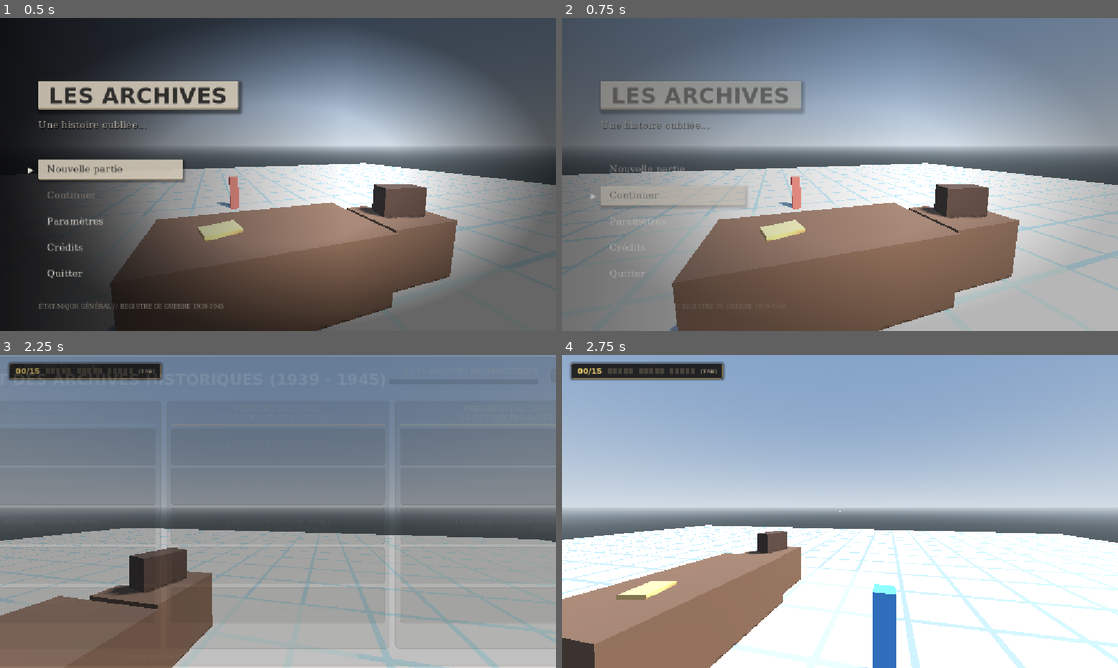
Above: before the commit, frames 1-4 (two rows, left to right).
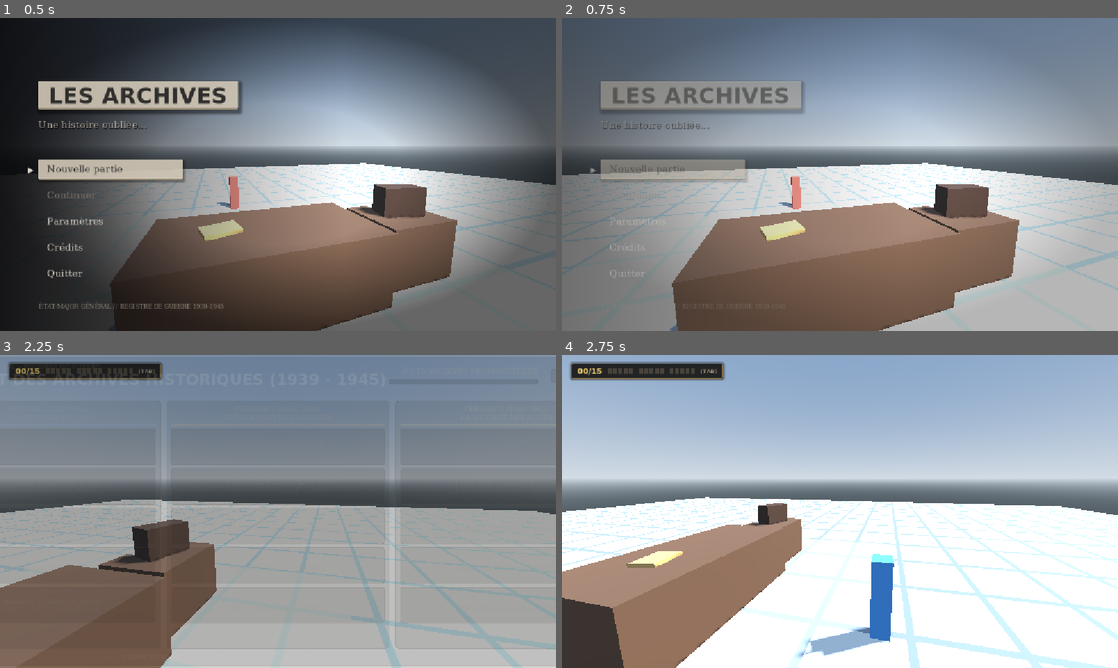
Above: after the commit, the same moments.

Repository: NexorrDev/Godot-WW2
Game: Godot game, scene res://scenes/main_game.tscn
The game is run twice, just before and just after one commit, with the same random seed, the same clock (stepped at 60 frames per second) and the same inputs.
Inputs (mouse positions are in pixels of both pictures, inside the frame that each line leads up to):
- Up to frame 1 (0.5 s): no input
- Up to frame 2 (0.75 s): click "Continuer" (after the commit: "Nouvelle partie") at 0.5 s
- Up to frame 3 (2.25 s): tap Enter at 1.25 s; move the mouse to (305, 511) at 1.27 s; hold W 1.28-2.03 s; tap Tab at 1.35 s; click (305, 511) at 1.42 s; tap Space at 2 s; move the mouse to (166, 527) at 2.02 s; hold S from 2.03 s (still down); tap J at 2.1 s
- Up to frame 4 (2.75 s): keep holding S

Frame 1 is identical in both runs. In frame 2, 2.0% of the frame differs, in the area x 5-34%, y 45-61%; in frame 3, 26%; in frame 4, 35%, in the area x 0-100%, y 32-100%.

Commit message:
Sauvegarde automatique et bouton Continuer fonctionnel
- GameManager : sauvegarde JSON (user://savegame.json) à chaque archive découverte,
  chargement validé (IDs inconnus ignorés), delete_save(), signal game_loaded
- Menu principal : "Continuer 04/15" actif seulement avec une sauvegarde, grisé sinon ;
  "Nouvelle partie" remplace l'ancienne sauvegarde
- Chargement silencieux : pas de bannières, période et objets remis à jour
- Pause > Menu principal : la progression est conservée

Co-Authored-By: Claude Sonnet 5.5 <noreply@anthropic.com>
Claude-Session: https://claude.ai/code/session_019jx8jc2EtZW8BPq9GZRgmx

Diff:
--- a/ww-2-archives-game/scripts/game_manager.gd
+++ b/ww-2-archives-game/scripts/game_manager.gd
@@ -7,11 +7,18 @@
 signal period_changed(new_period: int)
 signal all_dates_completed
 
+## Émis après le chargement d'une sauvegarde (le HUD et les objets se remettent à jour)
+signal game_loaded
+
 const DATES_PER_PERIOD: int = 5
 const TOTAL_DATES: int = 15
+const SAVE_PATH: String = "user://savegame.json"
+const SAVE_VERSION: int = 1
 
 var unlocked_dates: Array[String] = []
 var current_period: int = 1
+## Vrai pendant un chargement : le HUD n'affiche alors aucune bannière
+var is_loading: bool = false
 
 func _ready() -> void:
 	print("[GameManager] Démarrage du système d'archives WW2")
@@ -36,6 +43,7 @@
 	date_unlocked.emit(date_id, date_info)
 
 	_check_period_progress()
+	save_game()
 
 	if unlocked_dates.size() >= TOTAL_DATES:
 		all_dates_completed.emit()
@@ -71,7 +79,67 @@
 		print("[GameManager] Changement de période ! Entrée dans la période : ", new_period)
 		period_changed.emit(new_period)
 
+## Remet l'état en mémoire à zéro. Ne touche PAS au fichier de sauvegarde
+## (voir delete_save() pour une vraie nouvelle partie).
 func reset_game() -> void:
 	unlocked_dates.clear()
 	current_period = 1
 	period_changed.emit(1)
+
+# ---------------------------------------------------------------------------
+# Sauvegarde / chargement (user://savegame.json, écrit à chaque date découverte)
+# ---------------------------------------------------------------------------
+
+func save_game() -> void:
+	var file := FileAccess.open(SAVE_PATH, FileAccess.WRITE)
+	if file == null:
+		push_warning("[GameManager] Sauvegarde impossible : %s" % error_string(FileAccess.get_open_error()))
+		return
+	file.store_string(JSON.stringify({
+		"version": SAVE_VERSION,
+		"unlocked_dates": unlocked_dates,
+	}))
+
+## Lit le fichier et renvoie les identifiants valides, ou null si aucune sauvegarde exploitable
+func _read_save() -> Variant:
+	if not FileAccess.file_exists(SAVE_PATH):
+		return null
+	var file := FileAccess.open(SAVE_PATH, FileAccess.READ)
+	if file == null:
+		return null
+	var data = JSON.parse_string(file.get_as_text())
+	if not (data is Dictionary) or not (data.get("unlocked_dates") is Array):
+		return null
+	var ids: Array[String] = []
+	for id in data["unlocked_dates"]:
+		if id is String and HistoricalData.DATES.has(id) and not ids.has(id):
+			ids.append(id)
+	return ids
+
+## Nombre de dates de la sauvegarde (0 si aucune sauvegarde valide)
+func get_saved_count() -> int:
+	var ids = _read_save()
+	return 0 if ids == null else ids.size()
+
+func has_save() -> bool:
+	return get_saved_count() > 0
+
+func load_game() -> bool:
+	var ids = _read_save()
+	if ids == null or ids.is_empty():
+		return false
+	is_loading = true
+	unlocked_dates = ids
+	current_period = 1
+	if get_period_unlocked_count(1) >= DATES_PER_PERIOD:
+		current_period = 2
+		if get_period_unlocked_count(2) >= DATES_PER_PERIOD:
+			current_period = 3
+	period_changed.emit(current_period)
+	game_loaded.emit()
+	is_loading = false
+	return true
+
+func delete_save() -> void:
+	if FileAccess.file_exists(SAVE_PATH):
+		DirAccess.remove_absolute(ProjectSettings.globalize_path(SAVE_PATH))
--- a/ww-2-archives-game/scripts/hud_progression.gd
+++ b/ww-2-archives-game/scripts/hud_progression.gd
@@ -48,6 +48,7 @@
 	# Connexions aux signaux du GameManager
 	GameManager.date_unlocked.connect(_on_date_unlocked)
 	GameManager.period_changed.connect(_on_period_changed)
+	GameManager.game_loaded.connect(_on_game_loaded)
 
 	_update_display(false)
 
@@ -107,8 +108,18 @@
 	var title: String = str(date_info.get("title", "Nouvelle archive")).to_upper()
 	_enqueue_toast("ARCHIVE CLASSÉE  ·  %02d/%d" % [count, TOTAL], "%s — %s" % [date_str, title], UIStyle.period_color(period))
 
+## Après un chargement : les archives déjà classées ne déclenchent plus de bannière
+func _on_game_loaded() -> void:
+	seen_dates.clear()
+	for id in GameManager.unlocked_dates:
+		seen_dates.append(id)
+	toast_queue.clear()
+	_update_display(false)
+
 func _on_period_changed(new_period: int) -> void:
 	_update_display(false)
+	if GameManager.is_loading:
+		return
 	# Le retour à la période 1 (nouvelle partie) n'a pas besoin d'annonce
 	if new_period > 1:
 		_enqueue_toast("NOUVELLE PÉRIODE", PERIOD_NAMES.get(new_period, ""), UIStyle.period_color(new_period))
--- a/ww-2-archives-game/scripts/main_menu.gd
+++ b/ww-2-archives-game/scripts/main_menu.gd
@@ -31,6 +31,12 @@
 
 	_style_visuals()
 
+	# "Continuer" n'est actif que s'il existe une sauvegarde ; il indique alors la progression
+	var saved_count: int = GameManager.get_saved_count()
+	btn_continue.disabled = saved_count == 0
+	if saved_count > 0:
+		btn_continue.text = "Continuer  %02d/%d" % [saved_count, GameManager.TOTAL_DATES]
+
 	buttons = [btn_new_game, btn_continue, btn_settings, btn_credits, btn_quit]
 
 	for btn in buttons:
@@ -42,7 +48,7 @@
 	_apply_style(btn_new_game, true)
 
 	btn_new_game.pressed.connect(_on_new_game_pressed)
-	btn_continue.pressed.connect(_on_new_game_pressed)
+	btn_continue.pressed.connect(_on_continue_pressed)
 	btn_settings.pressed.connect(func(): settings_panel.visible = true)
 	btn_credits.pressed.connect(func(): credits_panel.visible = true)
 	btn_quit.pressed.connect(func(): get_tree().quit())
@@ -115,14 +121,29 @@
 		)
 
 func _on_button_hover(target_btn: Button) -> void:
+	if target_btn.disabled:
+		return
 	for btn in buttons:
 		_apply_style(btn, btn == target_btn)
 
 func _apply_style(btn: Button, is_selected: bool) -> void:
 	# "Continuer" est grisé tant qu'il n'y a pas de sauvegarde (comme sur la maquette)
-	UIStyle.style_menu_button(btn, is_selected, btn == btn_continue)
+	# Texte de base mémorisé de nouveau si le bouton a changé de libellé (ex. "Continuer  04/15")
+	UIStyle.style_menu_button(btn, is_selected, btn.disabled)
 
 func _on_new_game_pressed() -> void:
+	# Une nouvelle partie remplace l'ancienne sauvegarde
+	GameManager.delete_save()
+	GameManager.reset_game()
+	_start_game()
+
+func _on_continue_pressed() -> void:
+	if not GameManager.load_game():
+		# Sauvegarde illisible : on repart de zéro plutôt que de bloquer le joueur
+		GameManager.reset_game()
+	_start_game()
+
+func _start_game() -> void:
 	var tween = create_tween()
 	tween.tween_property(menu_root, "modulate:a", 0.0, 0.35)
 	await tween.finished
--- a/ww-2-archives-game/scripts/pause_menu.gd
+++ b/ww-2-archives-game/scripts/pause_menu.gd
@@ -365,7 +365,7 @@
 	vbox.add_child(_popup_title("RETOUR AU MENU"))
 	vbox.add_child(HSeparator.new())
 
-	var msg := _popup_label("La progression de cette session sera perdue.\nRetourner au menu principal ?", 15, Color(0.9, 0.9, 0.9, 1))
+	var msg := _popup_label("Votre progression est sauvegardée automatiquement.\nRetourner au menu principal ?", 15, Color(0.9, 0.9, 0.9, 1))
 	msg.horizontal_alignment = HORIZONTAL_ALIGNMENT_CENTER
 	vbox.add_child(msg)
 
--- a/ww-2-archives-game/scripts/radio_item.gd
+++ b/ww-2-archives-game/scripts/radio_item.gd
@@ -5,6 +5,12 @@
 ## Lorsqu'on interagit avec, il ouvre l'interface de syntonisation sur la BBC (390 kHz).
 
 func _ready() -> void:
+	_refresh_prompt()
+	# Le message change dès que la date est trouvée ou qu'une sauvegarde est chargée
+	GameManager.date_unlocked.connect(func(_id, _info): _refresh_prompt())
+	GameManager.game_loaded.connect(_refresh_prompt)
+
+func _refresh_prompt() -> void:
 	prompt_message = "Syntoniser : Poste de radio T.S.F."
 	# Écoute si la date 2 a déjà été trouvée
 	if GameManager.is_date_unlocked("declaration_guerre_1939"):
--- a/ww-2-archives-game/scripts/ui_style.gd
+++ b/ww-2-archives-game/scripts/ui_style.gd
@@ -152,6 +152,7 @@
 		color = TEXT_DIM
 	btn.add_theme_color_override("font_color", color)
 	btn.add_theme_color_override("font_focus_color", color)
+	btn.add_theme_color_override("font_disabled_color", TEXT_DIM)
 	btn.add_theme_color_override("font_pressed_color", color)
 	btn.add_theme_color_override("font_hover_color", INK if selected else TEXT_HOVER)
 	btn.add_theme_color_override("font_hover_pressed_color", INK if selected else TEXT_HOVER)
